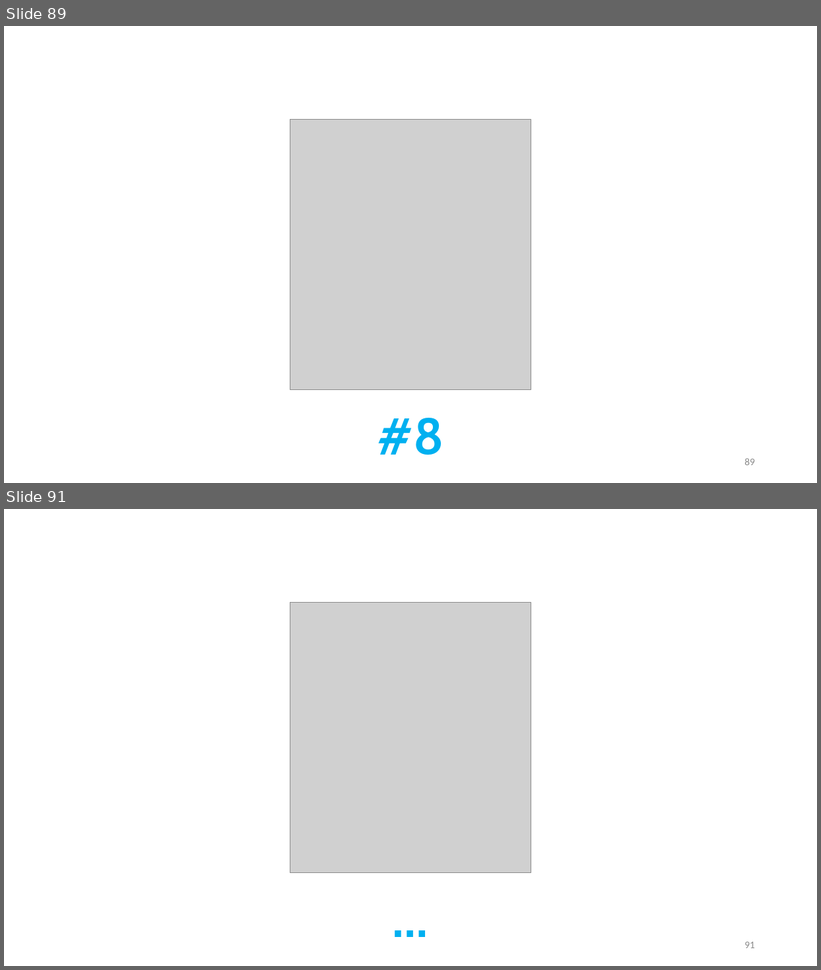
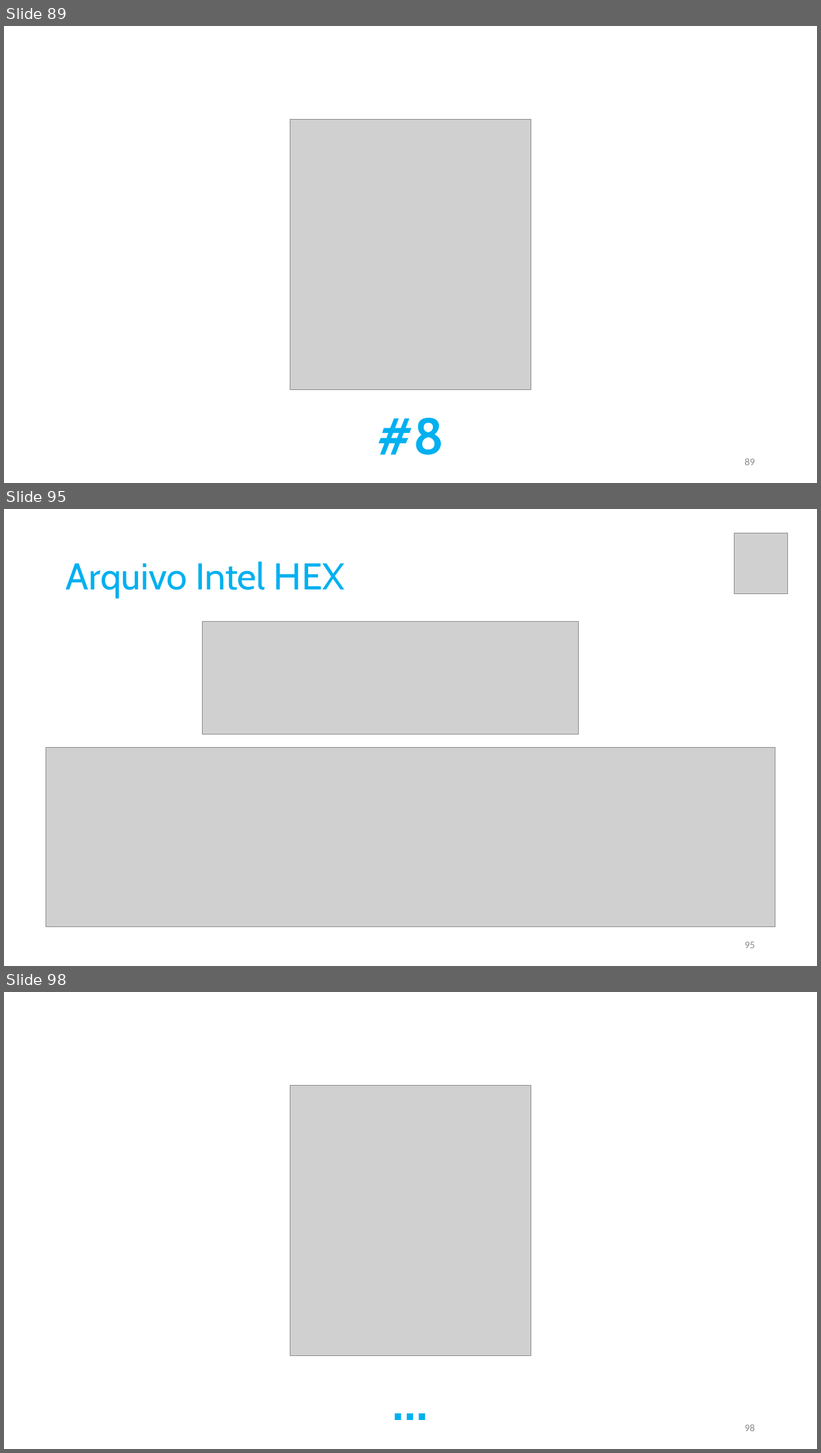
Before and after one commit to pfaco/ees_cpp, a slide deck: slides/C++.pptx. Shown one above the other, each under a label of ours: slides 89 and 91 before the commit, slides 89, 95 and 98 after it; the slides between them are not shown. The pictures are 821x970 and 821x1453 pixels, drawn with LibreOffice and Linux fonts; fonts in the diff are those of the drawing; grey boxes stand for pictures. Boxes give left, top, right and bottom in pixels: in the first picture for what was removed or moved away, otherwise in the second. Text is boxed around its words. In the diff, an @@ line names an element or a change of style, - is before the commit and + after.

```diff
--- a/slides/C++.pptx
+++ b/slides/C++.pptx
@@ slide 95 added at bbox=[4, 509, 817, 966], background #FFFFFF @@
@@ picture added at bbox=[735, 533, 789, 593] @@
@@ title added at bbox=[66, 561, 345, 598], 44 pt, text #00B0F0 @@
+Arquivo Intel HEX
@@ picture added at bbox=[202, 622, 579, 734] @@
@@ picture added at bbox=[46, 748, 776, 927] @@
@@ page number added at bbox=[745, 942, 755, 949], 12 pt, text #8C8C8C @@
+95
@@ what was slide 91 is now slide 98 @@
@@ page number at bbox=[745, 1424, 755, 1432]: text changed @@
-91
+98
```
Also in this commit, not shown: 7 other slides added, 1 slide removed, 14 other files.
